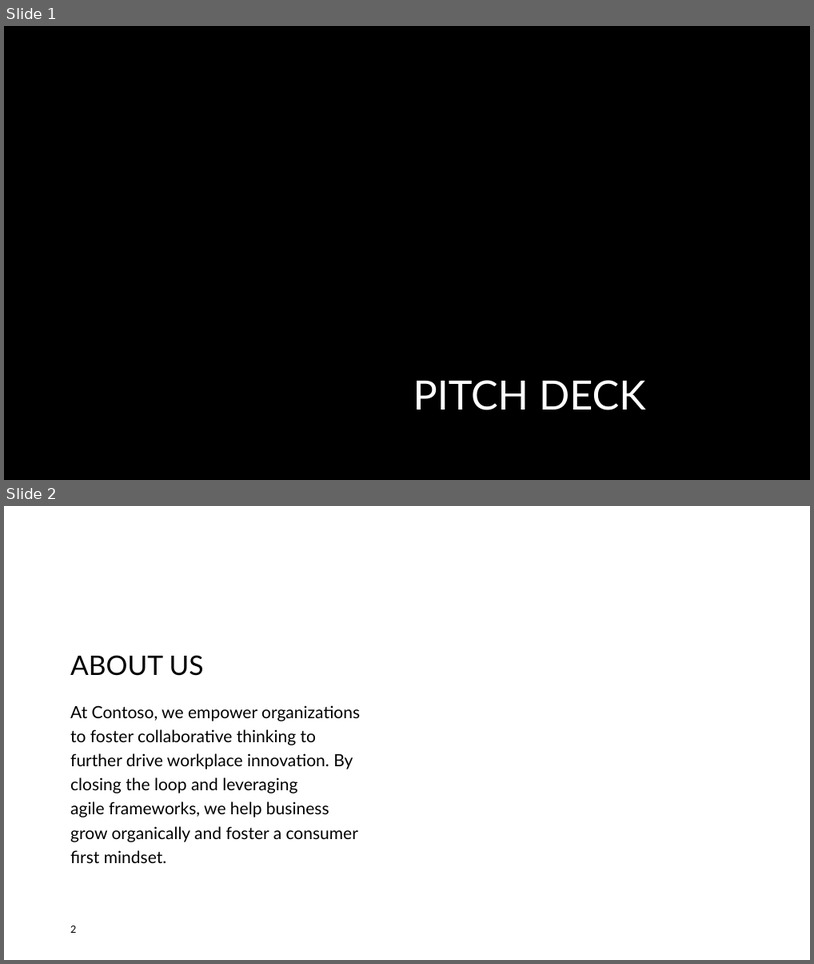
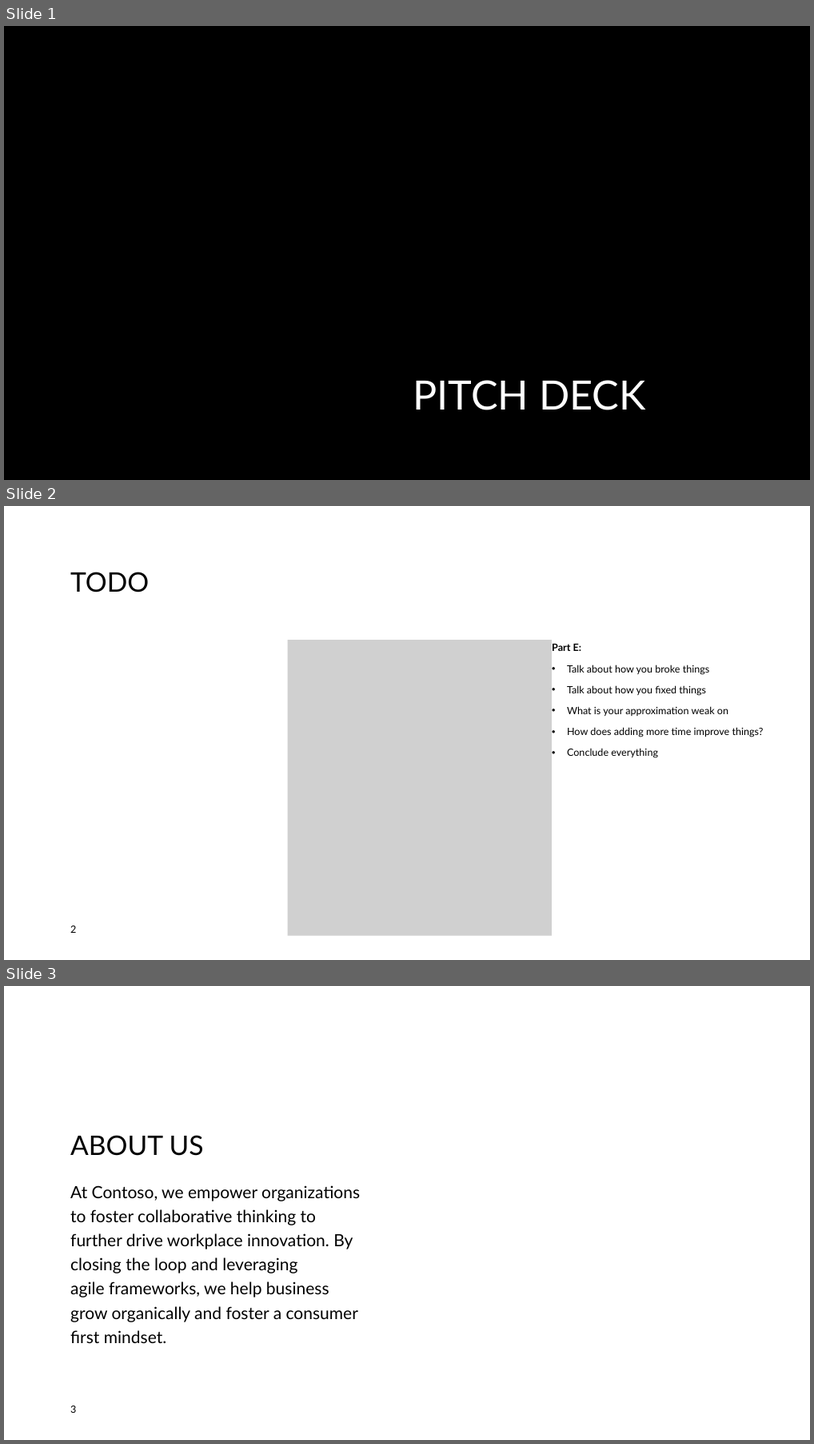
Before and after one commit to PictureOfGray/CS412-Team-NAME, a slide deck: presentations/TeamNAMETSP.pptx. Shown one above the other, each under a label of ours: slides 1 and 2 before the commit, slides 1, 2 and 3 after it. The pictures are 814x964 and 814x1444 pixels, drawn with LibreOffice and Linux fonts; fonts in the diff are those of the drawing; grey boxes stand for pictures; background and template pictures are left out. Boxes give left, top, right and bottom in pixels: in the first picture for what was removed or moved away, otherwise in the second. Text is boxed around its words. In the diff, an @@ line names an element or a change of style, - is before the commit and + after.

Commit message:
Formatted exact and added TODO to powerpoiint

```diff
--- a/presentations/TeamNAMETSP.pptx
+++ b/presentations/TeamNAMETSP.pptx
@@ slide 2 added at [4,506,810,960], background #FFFFFF @@
@@ title added at [70,572,149,592], 32 pt, text #000000 @@
+TODO
@@ picture added at [288,640,552,936] @@
@@ text added at [552,644,764,758], 12 pt, text #000000 @@
+Part E:
+• Talk about how you broke things
+• Talk about how you fixed things
+• What is your approximation weak on
+• How does adding more time improve things?
+• Conclude everything
@@ page number added at [70,925,76,932], 12 pt, text #000000 @@
+2
@@ what was slide 2 is now slide 3 @@
@@ page number at [70,1405,76,1412]: text changed @@
-2
+3
```
Also in this commit, not shown: 1 other file.
